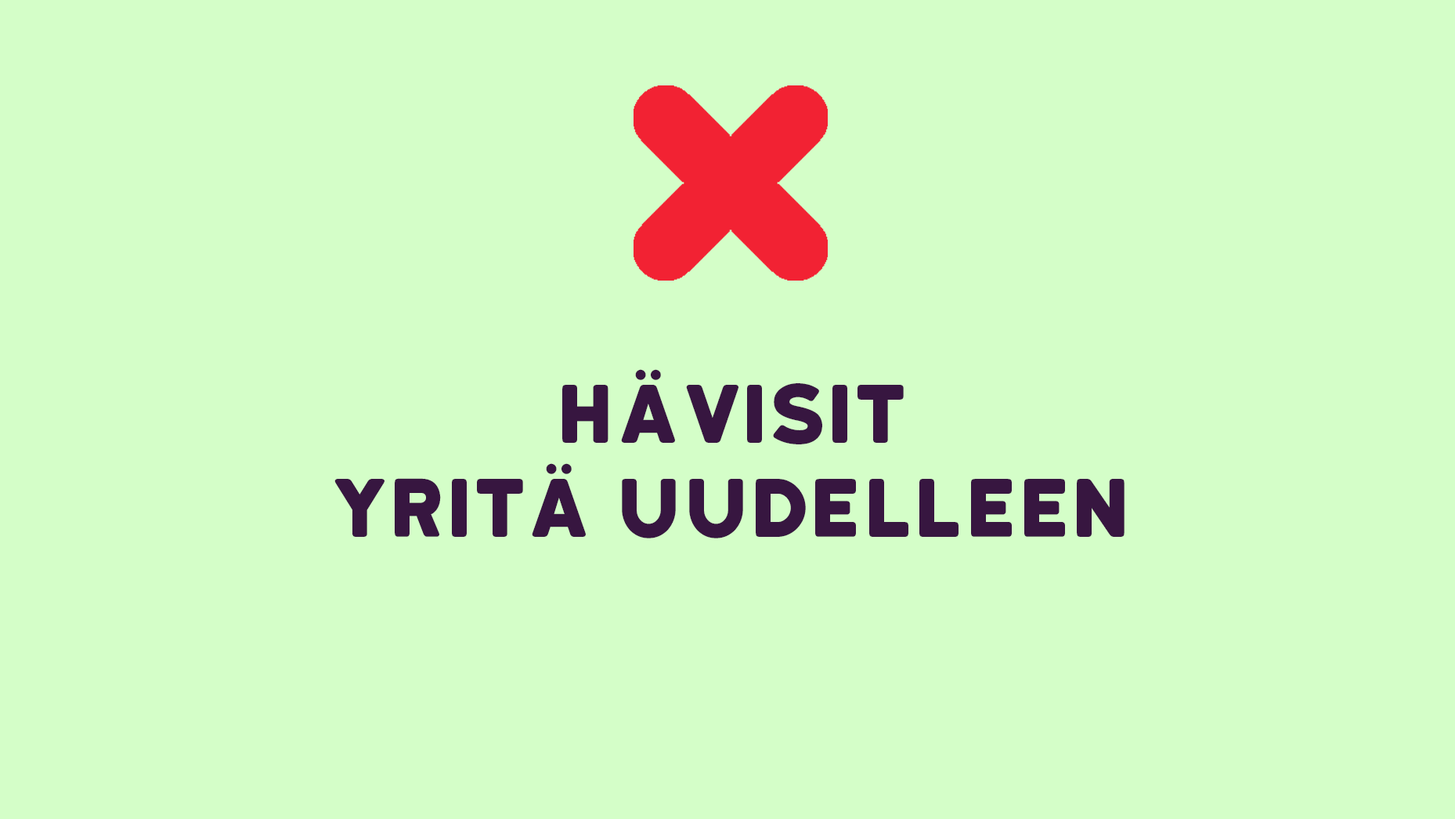
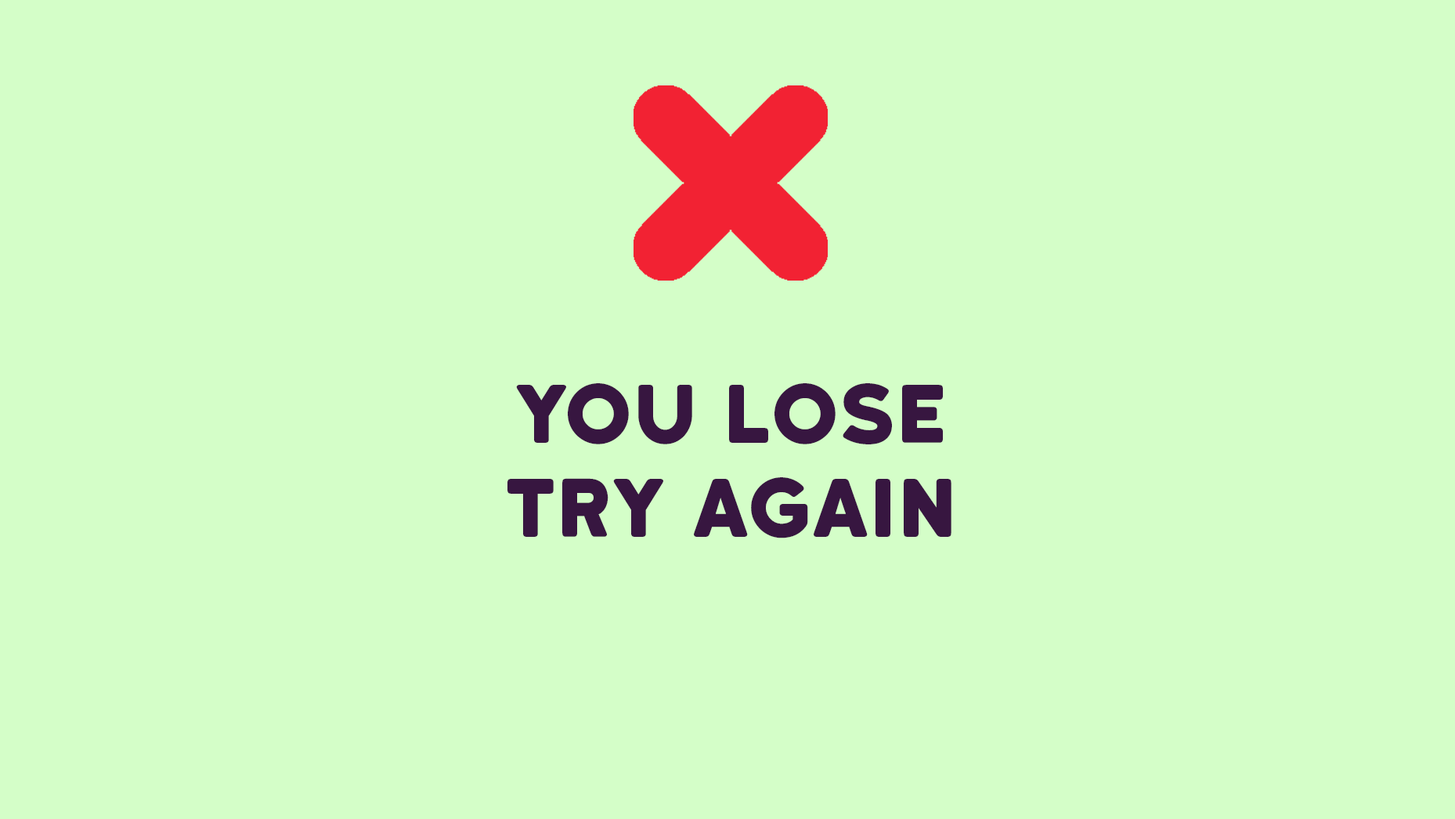
Before/after of a 1455px x 819px layered artwork. What changed in the layer stack:
renamed "HÄvisit YritÄ uudelleen" to "You lose Try again", painted on it over [334, 368, 1125, 539]
